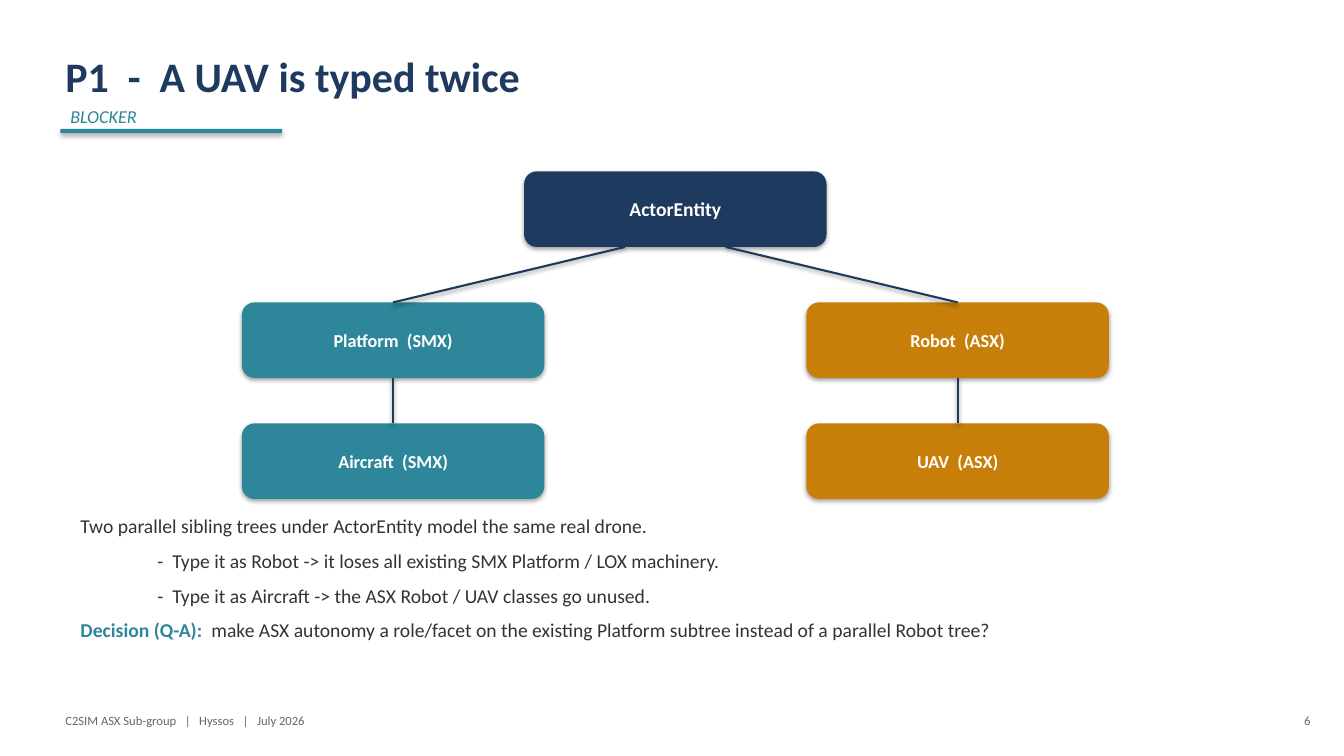
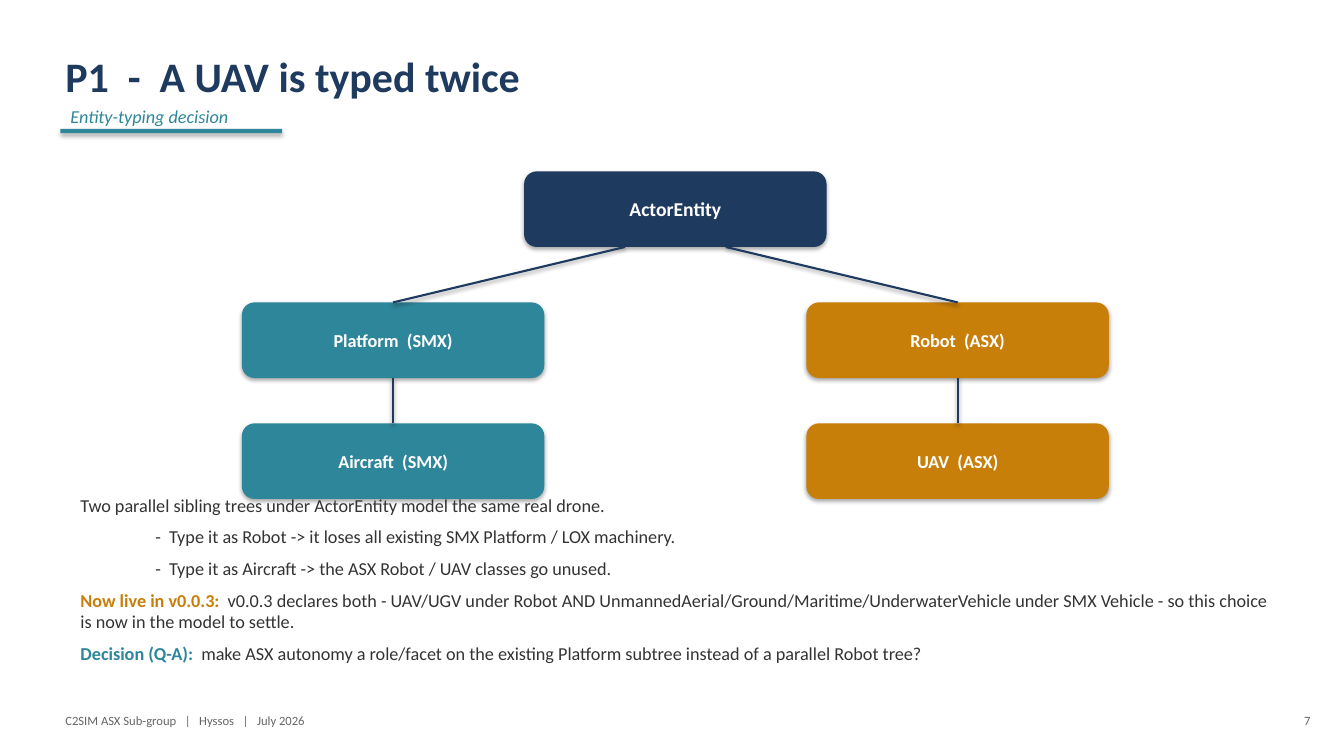
Before and after one commit to hyssostech/C2SIMArtifacts, a slide deck: slide 7 of Subgroups/ASX/InstantiationReview/ASX-Instantiation-Findings.pptx (slide 6 before the commit). Drawn at 1344x756 pixels with LibreOffice and Linux fonts; fonts in the diff are those of the drawing. Boxes give left, top, right and bottom in pixels: in the first picture for what was removed or moved away, otherwise in the second. Text is boxed around its words. In the diff, an @@ line names an element or a change of style, - is before the commit and + after.

```diff
--- a/Subgroups/ASX/InstantiationReview/ASX-Instantiation-Findings.pptx
+++ b/Subgroups/ASX/InstantiationReview/ASX-Instantiation-Findings.pptx
@@ text at box(70, 110, 229, 126): text changed @@
-BLOCKER
+Entity-typing decision
@@ text "Two parallel sibling trees under ...": place and size @@
-text "Two parallel sibling trees under ..." at box(80, 519, 990, 641)
+text "Two parallel sibling trees under ..." at box(80, 497, 1267, 663)
@@ text at box(80, 497, 922, 663): size 14 to 13 pt in "Two parallel sibling trees under ActorEntity model ...", "- Type it as Robot -> it ...", "- Type it as Aircraft -> the ...", "Decision (Q-A): make ASX autonomy a role/facet ..."; less space between paragraphs @@
@@ text at box(80, 594, 1267, 628): paragraph added @@
+Now live in v0.0.3: v0.0.3 declares both - UAV/UGV under Robot AND UnmannedAerial/Ground/Maritime/UnderwaterVehicle under SMX Vehicle - so this choice is now in the model to settle.
@@ text at box(1304, 717, 1310, 725): text changed @@
-6
+7
```
Also in this commit, not shown: 18 other slides changed, 2 slides added, 13 other files.
